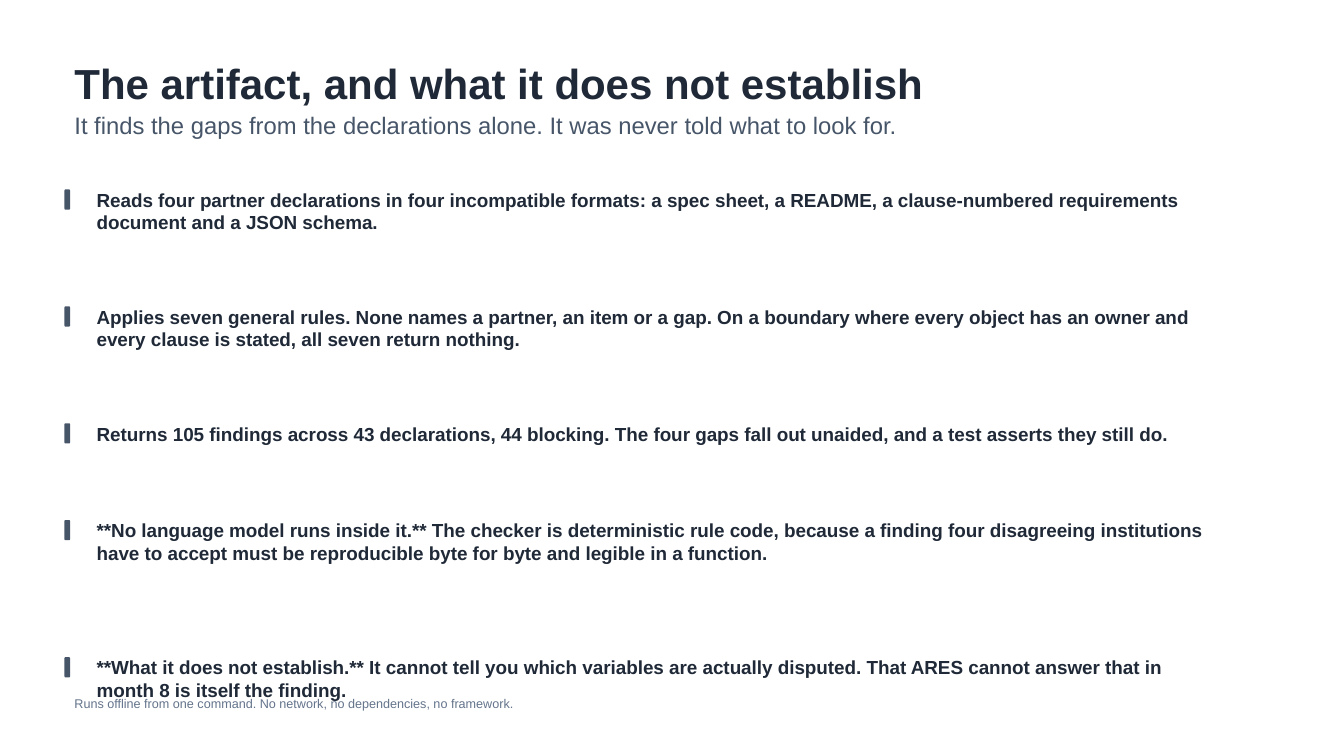
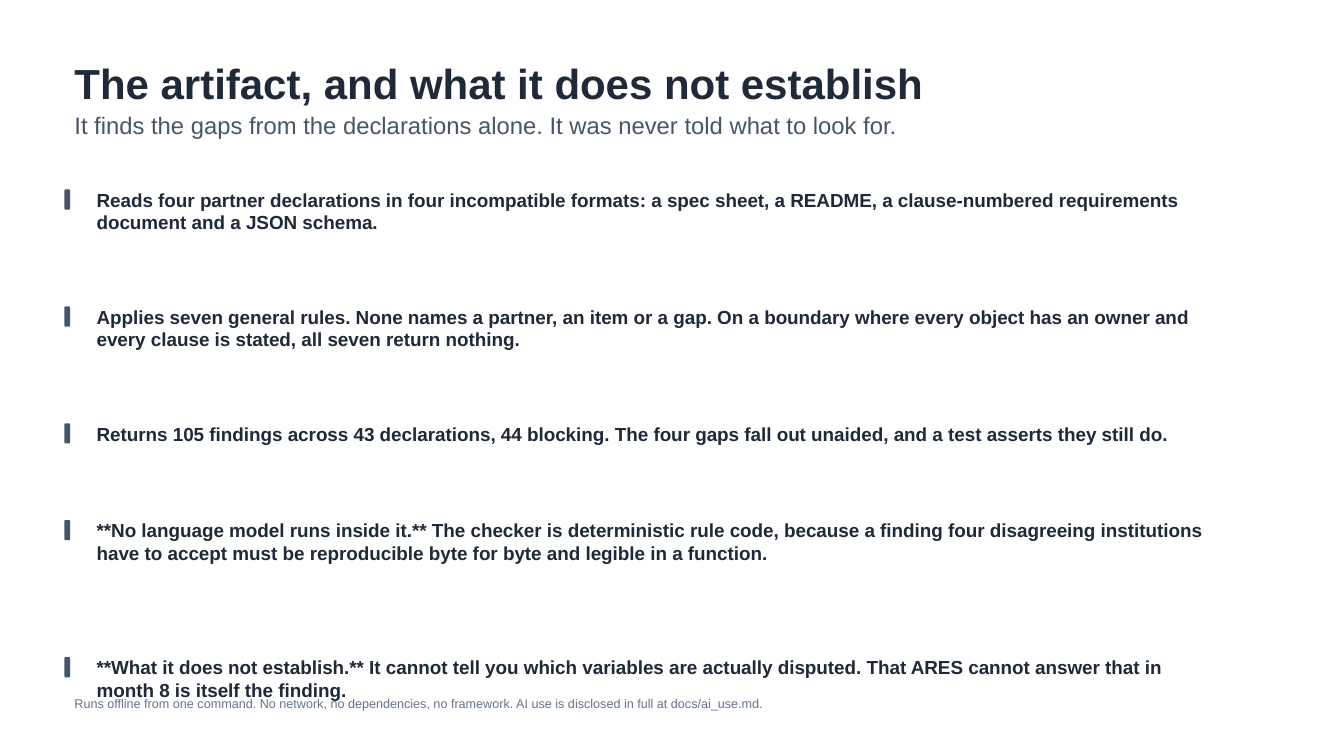
Before and after one commit to fgnxl/oef_ares_case_study, a slide deck: slide 8 of deck/ares_board_deck.pptx. Drawn at 1344x756 pixels with LibreOffice and Linux fonts; fonts in the diff are those of the drawing. Boxes give left, top, right and bottom in pixels: in the first picture for what was removed or moved away, otherwise in the second. Text is boxed around its words. In the diff, an @@ line names an element or a change of style, - is before the commit and + after.

Commit message:
A test that could overturn the headline claim, stated before it can be run
An audit found the sharpest hole in this submission: the deck asserts that tight
bidirectional coupling is necessary, and the six-week demonstration never tests
it. A claim that cannot fail is not a finding.

It can be tested, and the test costs nothing because it falls out of the week 5
run. That run is iterated by design: Solis proposes, Tharsis simulates, Solis
revises. The size of the revision is the test. If the revised configuration comes
back within tolerance of the first, then seeing the hourly trace under stress did
not change what Solis would build, the feedback is weak, one pass suffices, and
the recommendation is wrong. The four gaps stand either way, because an unowned
object is unowned however the models are coupled, but the coupling argument does
not survive.

The tolerance is set in week 1, before anyone has seen a result. A threshold
chosen afterwards is a description rather than a test, and setting it early also
means the partners agree what would change the recommendation before any of them
has a stake in the answer.

This also answers the hardest question the work invites. The AI-use disclosure
records that a fluent, well-argued and wrong recommendation survived most of a
working session and had to be overruled by a person. Asked how the current
position is different, the honest answer is not that the reasoning is better. It
is that the result which would overturn it is named in advance and sits inside
the demonstration.

The deck now carries the test on slide 4 and points to the disclosure from slide
8, since the brief asks for that disclosure in the deck or the appendix and it
had reached neither.

```diff
--- a/deck/ares_board_deck.pptx
+++ b/deck/ares_board_deck.pptx
@@ text at box(74, 698, 763, 711): text changed @@
-Runs offline from one command. No network, no dependencies, no framework.
+Runs offline from one command. No network, no dependencies, no framework. AI use is disclosed in full at docs/ai_use.md.
```
Also in this commit, not shown: 1 other slide changed, 1 other file.
